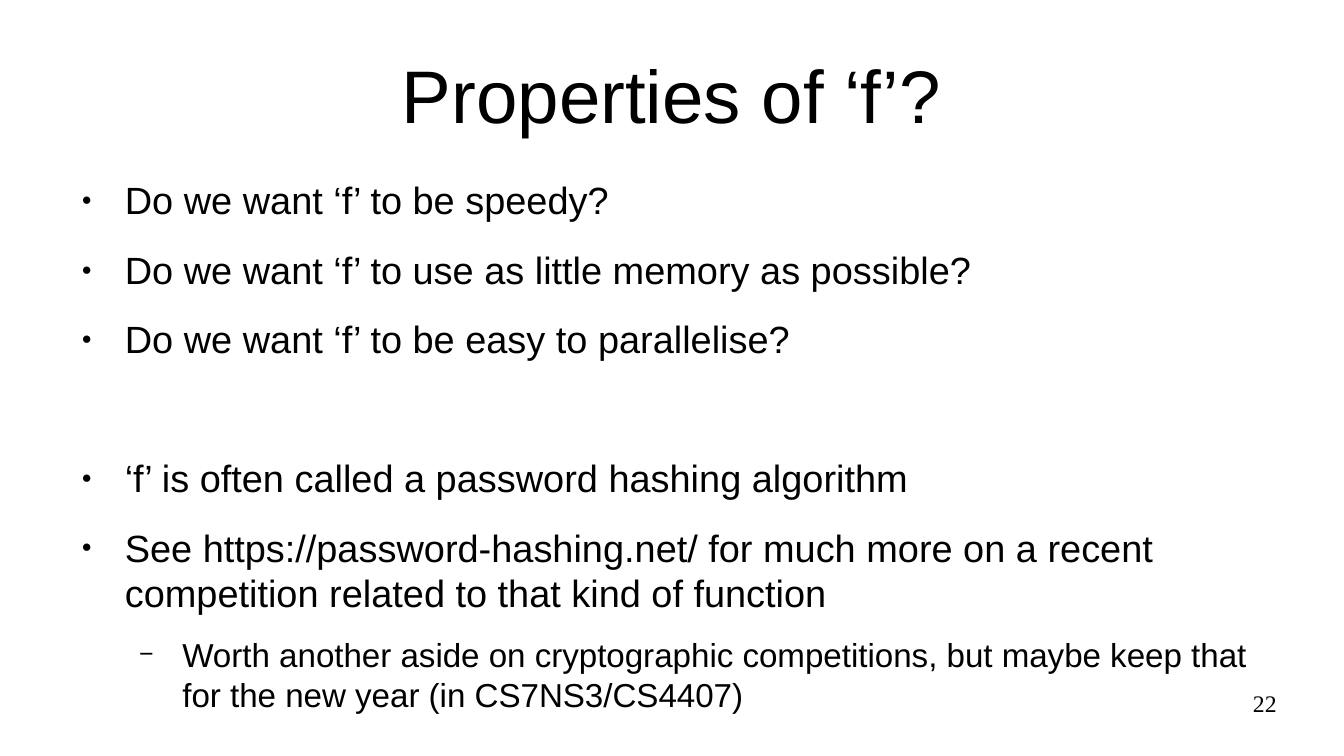
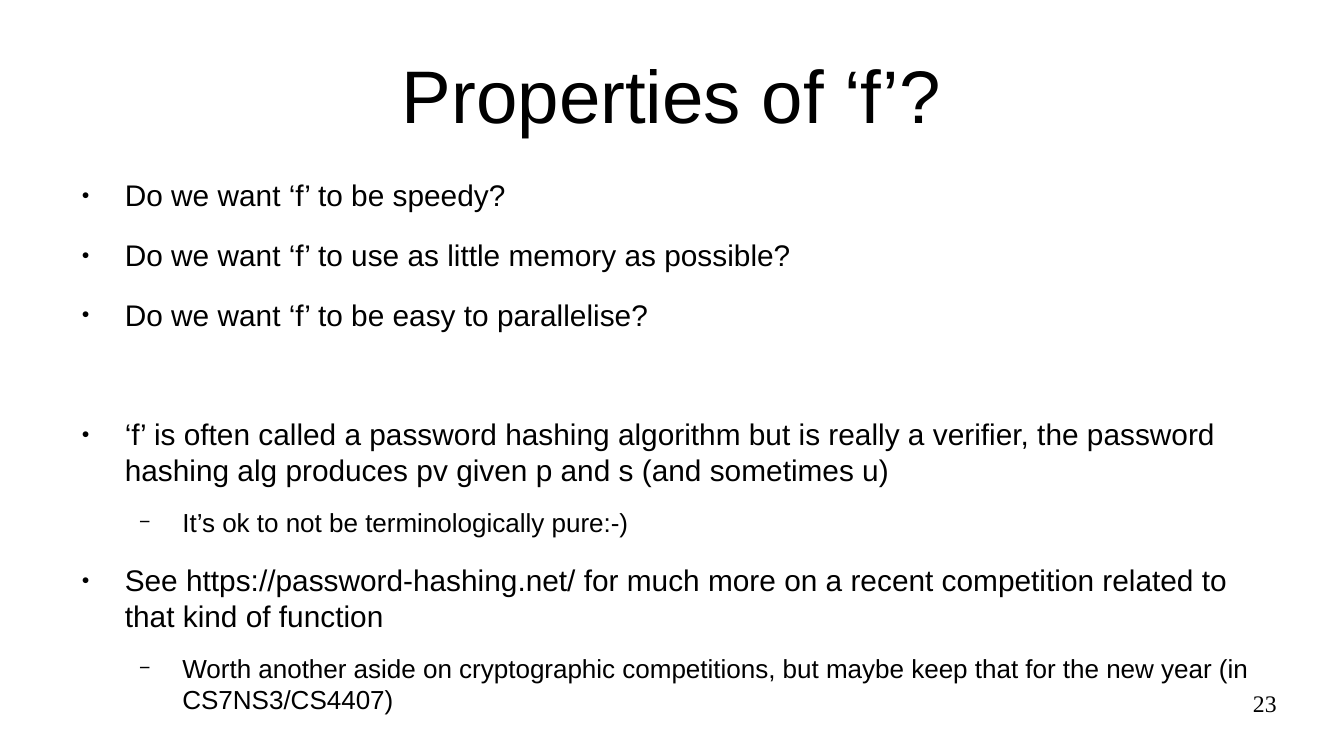
Before and after one commit to sftcd/cs7ns1, a slide deck: slide 23 of about-passwords.odp (slide 22 before the commit). Drawn at 1344x756 pixels with LibreOffice and Linux fonts; fonts in the diff are those of the drawing. Boxes give left, top, right and bottom in pixels: in the first picture for what was removed or moved away, otherwise in the second. Text is boxed around its words. In the diff, an @@ line names an element or a change of style, - is before the commit and + after.

Commit message:
tweak passwords pressie

```diff
--- a/about-passwords.odp
+++ b/about-passwords.odp
@@ text at (x1=125, y1=184, x2=1248, y2=715): size 22.4 to 17.6 pt in "Do we want ‘f’ to be speedy?", "Do we want ‘f’ to use as ...", "Do we want ‘f’ to be easy ...", "See https://password-hashing.net/ for much more on a ..."; size 19.6 to 15.4 pt in "Worth another aside on cryptographic competitions, but ..." @@
@@ text at (x1=125, y1=423, x2=1215, y2=538): text changed; size 22.4 to 17.6 pt @@
-● ‘f’ is often called a password hashing algorithm
+● ‘f’ is often called a password hashing algorithm but is really a verifier, the password hashing alg produces pv given p and s (and sometimes u)
+  − It’s ok to not be terminologically pure:-)
@@ page number at (x1=1253, y1=696, x2=1277, y2=713): text changed @@
-22
+23
```
Also in this commit, not shown: 10 other slides changed, 2 slides added, 1 other file.
